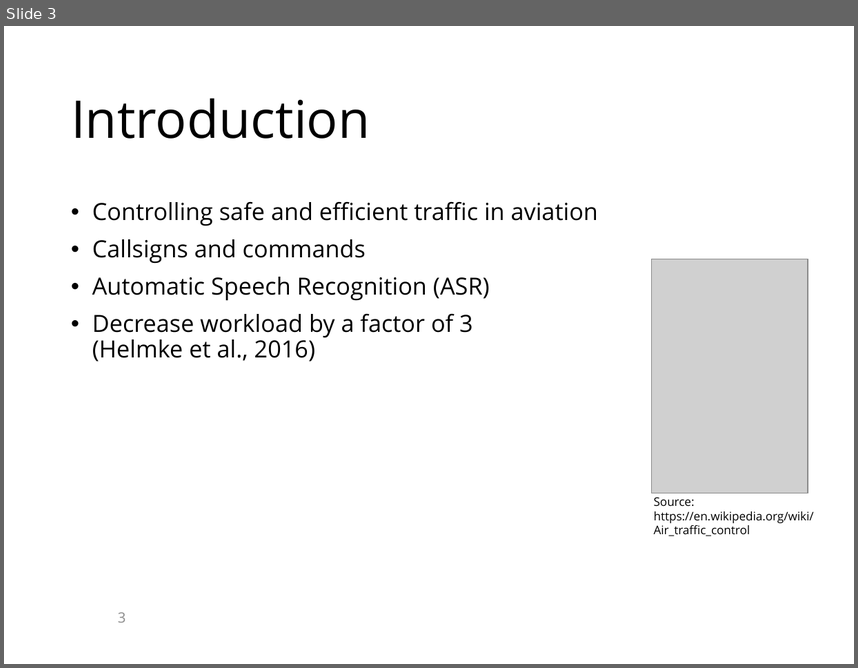
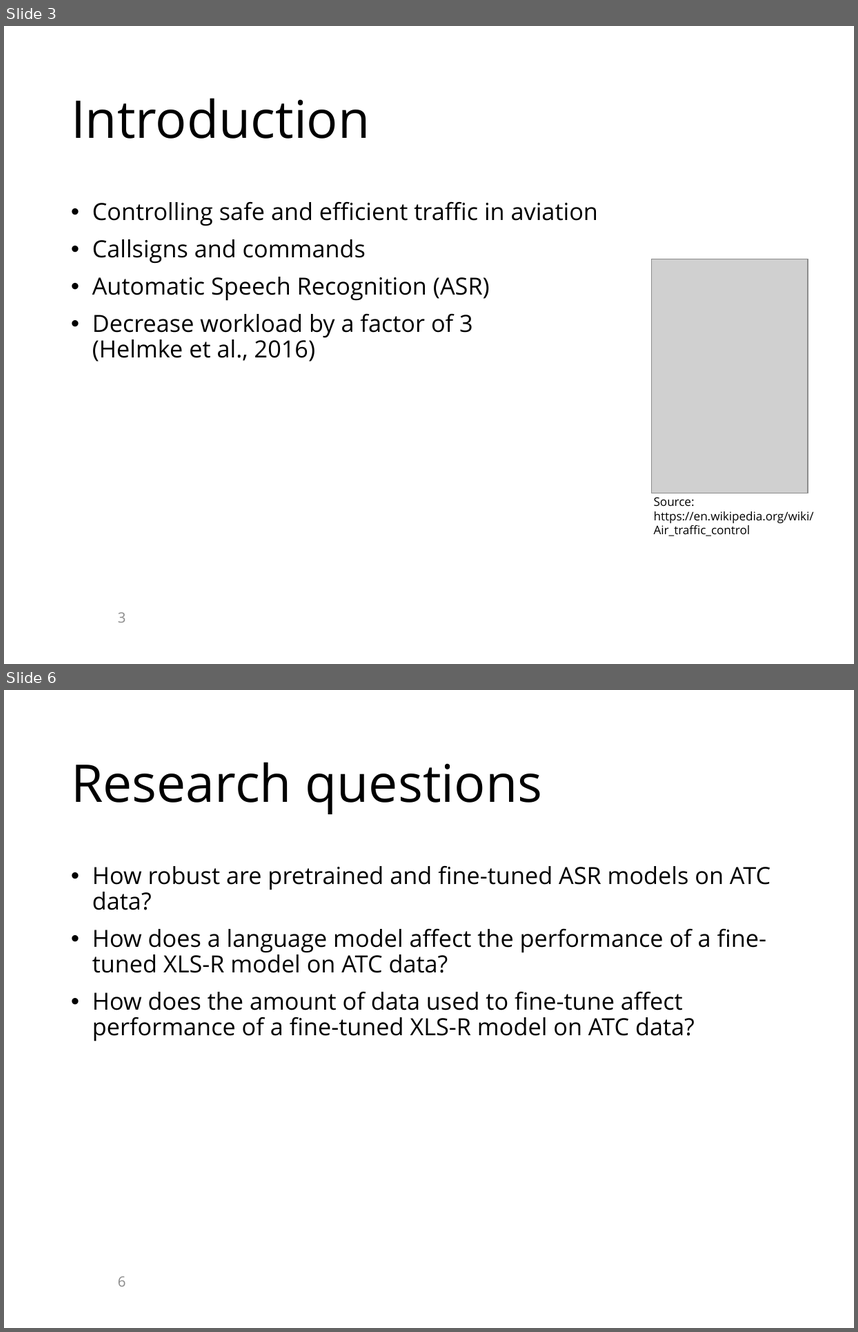
Before and after one commit to KaranChand/ATC, a slide deck: PowerPoint_presentation_template.pptx. Shown one above the other, each under a label of ours: slide 3 before the commit, slides 3 and 6 after it; the slides between them are not shown. The pictures are 858x668 and 858x1332 pixels, drawn with LibreOffice and Linux fonts; fonts in the diff are those of the drawing; grey boxes stand for pictures; background and template pictures are left out. Boxes give left, top, right and bottom in pixels: in the first picture for what was removed or moved away, otherwise in the second. Text is boxed around its words. In the diff, an @@ line names an element or a change of style, - is before the commit and + after.

```diff
--- a/PowerPoint_presentation_template.pptx
+++ b/PowerPoint_presentation_template.pptx
@@ slide 6 added at [4, 690, 854, 1328], background picture (left out) @@
@@ title added at [71, 762, 542, 814], 44 pt, text #000000 @@
+Research questions
@@ text added at [92, 865, 771, 1041], 20 pt, text #000000 @@
+• How robust are pretrained and fine-tuned ASR models on ATC data?
+• How does a language model affect the performance of a fine-tuned XLS-R model on ATC data?
+• How does the amount of data used to fine-tune affect performance of a fine-tuned XLS-R model on ATC data?
@@ page number added at [118, 1276, 126, 1286], 12 pt, text #8C8C8C @@
+6
```
Also in this commit, not shown: 2 slides changed, 9 other slides added.
